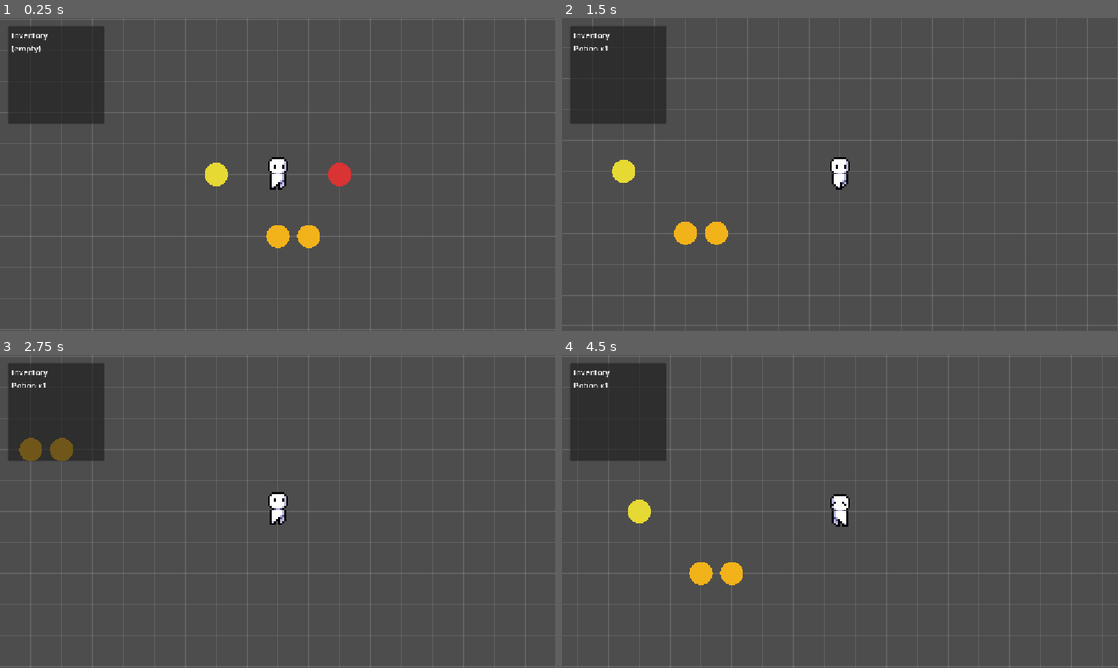
Above: before the commit, frames 1-4 (two rows, left to right).
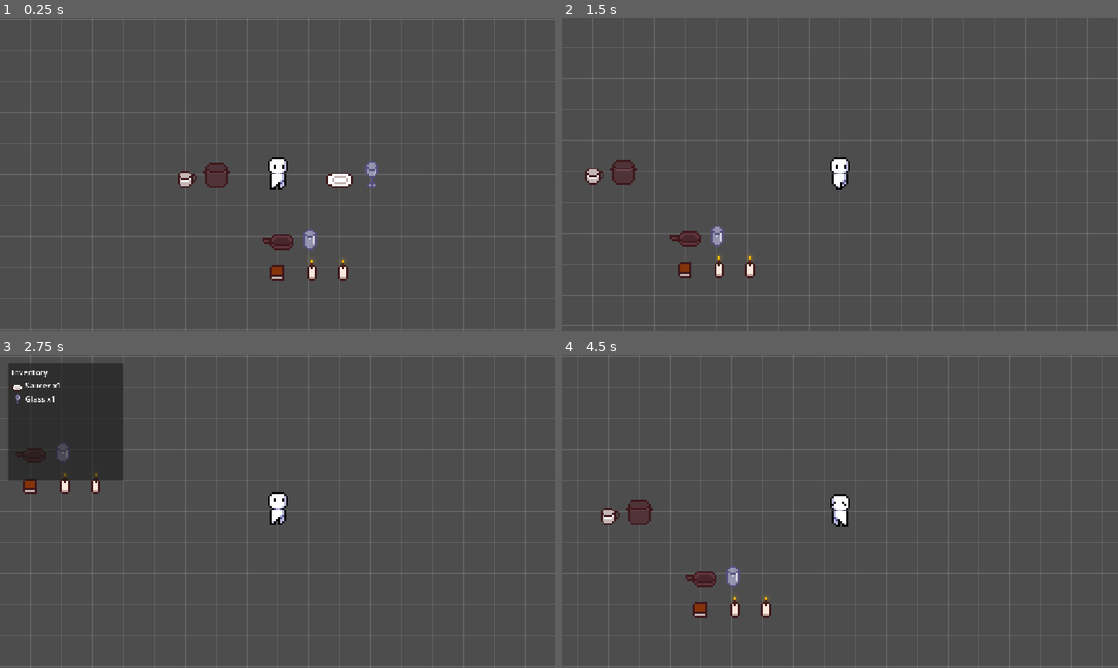
Above: after the commit, the same moments.

Repository: Formvoid-83/Sabe_a_casa
Game: Godot game, scene res://scenes/world/world.tscn
Two runs of this game, one before a commit and one after it. Both use one fixed random seed, a clock stepped at 60 frames per second and the inputs below.
Inputs:
- Up to frame 1 (0.25 s): no input
- Up to frame 2 (1.5 s): tap Enter at 0.5 s; hold Right (ui_right) 0.53-1.28 s; tap I at 0.6, 1.35 s; hold Down (ui_down) from 1.28 s (still down)
- Up to frame 3 (2.75 s): release Down (ui_down) at 2.03 s; hold Right (ui_right) from 2.03 s (still down); tap I at 2.1 s
- Up to frame 4 (4.5 s): release Right (ui_right) at 2.78 s; hold Up (ui_up) 2.78-3.53 s; tap I at 2.85, 3.6, 4.35 s; hold Left (ui_left) from 3.53 s (still down)

The runs differ from the first frame. In frame 1, 7.1% of the frame differs, in the area x 1-68%, y 2-84%; in frame 2, 6.6%; in frame 3, 3.3%; in frame 4, 6.6%.

Commit message:
Change in inventory and pickable items

Diff:
--- /dev/null
+++ b/resources/items/book.tres
@@ -0,0 +1,15 @@
+[gd_resource type="Resource" script_class="ItemData" load_steps=3 format=3]
+
+[ext_resource type="Script" path="res://scripts/items/item_data.gd" id="1"]
+[ext_resource type="Texture2D" path="res://sprites/TopDownHouse_SmallItems.png" id="2"]
+
+[sub_resource type="AtlasTexture" id="AtlasTexture_1"]
+atlas = ExtResource("2")
+region = Rect2(16, 48, 16, 16)
+
+[resource]
+script = ExtResource("1")
+id = "book"
+display_name = "Book"
+max_stack = 10
+icon = SubResource("AtlasTexture_1")
--- /dev/null
+++ b/resources/items/candle.tres
@@ -0,0 +1,15 @@
+[gd_resource type="Resource" script_class="ItemData" load_steps=3 format=3]
+
+[ext_resource type="Script" path="res://scripts/items/item_data.gd" id="1"]
+[ext_resource type="Texture2D" path="res://sprites/TopDownHouse_SmallItems.png" id="2"]
+
+[sub_resource type="AtlasTexture" id="AtlasTexture_1"]
+atlas = ExtResource("2")
+region = Rect2(32, 48, 16, 16)
+
+[resource]
+script = ExtResource("1")
+id = "candle"
+display_name = "Candle"
+max_stack = 30
+icon = SubResource("AtlasTexture_1")
--- a/resources/items/coin.tres
+++ /dev/null
@@ -1,9 +0,0 @@
-[gd_resource type="Resource" script_class="ItemData" load_steps=2 format=3]
-
-[ext_resource type="Script" path="res://scripts/items/item_data.gd" id="1"]
-
-[resource]
-script = ExtResource("1")
-id = "coin"
-display_name = "Coin"
-max_stack = 99
--- /dev/null
+++ b/resources/items/cup.tres
@@ -0,0 +1,15 @@
+[gd_resource type="Resource" script_class="ItemData" load_steps=3 format=3]
+
+[ext_resource type="Script" path="res://scripts/items/item_data.gd" id="1"]
+[ext_resource type="Texture2D" path="res://sprites/TopDownHouse_SmallItems.png" id="2"]
+
+[sub_resource type="AtlasTexture" id="AtlasTexture_1"]
+atlas = ExtResource("2")
+region = Rect2(64, 96, 16, 16)
+
+[resource]
+script = ExtResource("1")
+id = "cup"
+display_name = "Cup"
+max_stack = 20
+icon = SubResource("AtlasTexture_1")
--- /dev/null
+++ b/resources/items/glass.tres
@@ -0,0 +1,15 @@
+[gd_resource type="Resource" script_class="ItemData" load_steps=3 format=3]
+
+[ext_resource type="Script" path="res://scripts/items/item_data.gd" id="1"]
+[ext_resource type="Texture2D" path="res://sprites/TopDownHouse_SmallItems.png" id="2"]
+
+[sub_resource type="AtlasTexture" id="AtlasTexture_1"]
+atlas = ExtResource("2")
+region = Rect2(0, 96, 16, 16)
+
+[resource]
+script = ExtResource("1")
+id = "glass"
+display_name = "Glass"
+max_stack = 20
+icon = SubResource("AtlasTexture_1")
--- /dev/null
+++ b/resources/items/jar.tres
@@ -0,0 +1,15 @@
+[gd_resource type="Resource" script_class="ItemData" load_steps=3 format=3]
+
+[ext_resource type="Script" path="res://scripts/items/item_data.gd" id="1"]
+[ext_resource type="Texture2D" path="res://sprites/TopDownHouse_SmallItems.png" id="2"]
+
+[sub_resource type="AtlasTexture" id="AtlasTexture_1"]
+atlas = ExtResource("2")
+region = Rect2(0, 80, 16, 16)
+
+[resource]
+script = ExtResource("1")
+id = "jar"
+display_name = "Jar"
+max_stack = 20
+icon = SubResource("AtlasTexture_1")
--- a/resources/items/key.tres
+++ /dev/null
@@ -1,9 +0,0 @@
-[gd_resource type="Resource" script_class="ItemData" load_steps=2 format=3]
-
-[ext_resource type="Script" path="res://scripts/items/item_data.gd" id="1"]
-
-[resource]
-script = ExtResource("1")
-id = "key"
-display_name = "Key"
-max_stack = 1
--- /dev/null
+++ b/resources/items/pan.tres
@@ -0,0 +1,15 @@
+[gd_resource type="Resource" script_class="ItemData" load_steps=3 format=3]
+
+[ext_resource type="Script" path="res://scripts/items/item_data.gd" id="1"]
+[ext_resource type="Texture2D" path="res://sprites/TopDownHouse_SmallItems.png" id="2"]
+
+[sub_resource type="AtlasTexture" id="AtlasTexture_1"]
+atlas = ExtResource("2")
+region = Rect2(64, 80, 16, 16)
+
+[resource]
+script = ExtResource("1")
+id = "pan"
+display_name = "Pan"
+max_stack = 10
+icon = SubResource("AtlasTexture_1")
--- /dev/null
+++ b/resources/items/pot.tres
@@ -0,0 +1,15 @@
+[gd_resource type="Resource" script_class="ItemData" load_steps=3 format=3]
+
+[ext_resource type="Script" path="res://scripts/items/item_data.gd" id="1"]
+[ext_resource type="Texture2D" path="res://sprites/TopDownHouse_SmallItems.png" id="2"]
+
+[sub_resource type="AtlasTexture" id="AtlasTexture_1"]
+atlas = ExtResource("2")
+region = Rect2(64, 64, 16, 16)
+
+[resource]
+script = ExtResource("1")
+id = "pot"
+display_name = "Pot"
+max_stack = 10
+icon = SubResource("AtlasTexture_1")
--- a/resources/items/potion.tres
+++ /dev/null
@@ -1,9 +0,0 @@
-[gd_resource type="Resource" script_class="ItemData" load_steps=2 format=3]
-
-[ext_resource type="Script" path="res://scripts/items/item_data.gd" id="1"]
-
-[resource]
-script = ExtResource("1")
-id = "potion"
-display_name = "Potion"
-max_stack = 10
--- /dev/null
+++ b/resources/items/saucer.tres
@@ -0,0 +1,15 @@
+[gd_resource type="Resource" script_class="ItemData" load_steps=3 format=3]
+
+[ext_resource type="Script" path="res://scripts/items/item_data.gd" id="1"]
+[ext_resource type="Texture2D" path="res://sprites/TopDownHouse_SmallItems.png" id="2"]
+
+[sub_resource type="AtlasTexture" id="AtlasTexture_1"]
+atlas = ExtResource("2")
+region = Rect2(0, 64, 16, 16)
+
+[resource]
+script = ExtResource("1")
+id = "saucer"
+display_name = "Saucer"
+max_stack = 20
+icon = SubResource("AtlasTexture_1")
--- a/scenes/items/item.tscn
+++ b/scenes/items/item.tscn
@@ -3,7 +3,7 @@
 [ext_resource type="Script" path="res://scripts/items/item.gd" id="1"]
 
 [sub_resource type="CircleShape2D" id="CircleShape2D_1"]
-radius = 6.0
+radius = 7.0
 
 [node name="Item" type="Area2D"]
 collision_layer = 0
@@ -12,3 +12,6 @@
 
 [node name="CollisionShape2D" type="CollisionShape2D" parent="."]
 shape = SubResource("CircleShape2D_1")
+
+[node name="Sprite2D" type="Sprite2D" parent="."]
+texture_filter = 1
--- a/scenes/ui/inventory_ui.tscn
+++ b/scenes/ui/inventory_ui.tscn
@@ -8,13 +8,13 @@
 [node name="Root" type="Control" parent="."]
 offset_left = 16.0
 offset_top = 16.0
-offset_right = 216.0
-offset_bottom = 220.0
+offset_right = 256.0
+offset_bottom = 260.0
 
 [node name="PanelContainer" type="PanelContainer" parent="Root"]
 layout_mode = 0
-offset_right = 200.0
-offset_bottom = 204.0
+offset_right = 240.0
+offset_bottom = 244.0
 
 [node name="MarginContainer" type="MarginContainer" parent="Root/PanelContainer"]
 layout_mode = 2
--- a/scenes/world/world.tscn
+++ b/scenes/world/world.tscn
@@ -1,12 +1,17 @@
-[gd_scene load_steps=8 format=3]
+[gd_scene load_steps=13 format=3]
 
 [ext_resource type="Script" path="res://scripts/world/grid_visual.gd" id="1"]
 [ext_resource type="PackedScene" path="res://scenes/player/player.tscn" id="2"]
 [ext_resource type="PackedScene" path="res://scenes/items/item.tscn" id="3"]
-[ext_resource type="Resource" path="res://resources/items/potion.tres" id="4"]
-[ext_resource type="Resource" path="res://resources/items/key.tres" id="5"]
-[ext_resource type="Resource" path="res://resources/items/coin.tres" id="6"]
-[ext_resource type="PackedScene" path="res://scenes/ui/inventory_ui.tscn" id="7"]
+[ext_resource type="Resource" path="res://resources/items/saucer.tres" id="4"]
+[ext_resource type="Resource" path="res://resources/items/pot.tres" id="5"]
+[ext_resource type="Resource" path="res://resources/items/pan.tres" id="6"]
+[ext_resource type="Resource" path="res://resources/items/jar.tres" id="7"]
+[ext_resource type="Resource" path="res://resources/items/glass.tres" id="8"]
+[ext_resource type="Resource" path="res://resources/items/cup.tres" id="9"]
+[ext_resource type="Resource" path="res://resources/items/book.tres" id="10"]
+[ext_resource type="Resource" path="res://resources/items/candle.tres" id="11"]
+[ext_resource type="PackedScene" path="res://scenes/ui/inventory_ui.tscn" id="12"]
 
 [node name="World" type="Node2D"]
 
@@ -17,28 +22,49 @@
 
 [node name="Items" type="Node2D" parent="."]
 
-[node name="Potion" parent="Items" instance=ExtResource("3")]
+[node name="Saucer" parent="Items" instance=ExtResource("3")]
 position = Vector2(32, 0)
 item_data = ExtResource("4")
 quantity = 1
-color = Color(0.85, 0.2, 0.2, 1)
 
-[node name="Key" parent="Items" instance=ExtResource("3")]
+[node name="Pot" parent="Items" instance=ExtResource("3")]
 position = Vector2(-32, 0)
 item_data = ExtResource("5")
 quantity = 1
-color = Color(0.9, 0.85, 0.2, 1)
 
-[node name="Coin" parent="Items" instance=ExtResource("3")]
+[node name="Pan" parent="Items" instance=ExtResource("3")]
 position = Vector2(0, 32)
 item_data = ExtResource("6")
-quantity = 5
-color = Color(0.95, 0.7, 0.1, 1)
+quantity = 1
 
-[node name="Coin2" parent="Items" instance=ExtResource("3")]
+[node name="Jar" parent="Items" instance=ExtResource("3")]
 position = Vector2(16, 32)
-item_data = ExtResource("6")
-quantity = 3
-color = Color(0.95, 0.7, 0.1, 1)
+item_data = ExtResource("7")
+quantity = 1
 
-[node name="InventoryUI" parent="." instance=ExtResource("7")]
+[node name="Glass" parent="Items" instance=ExtResource("3")]
+position = Vector2(48, 0)
+item_data = ExtResource("8")
+quantity = 1
+
+[node name="Cup" parent="Items" instance=ExtResource("3")]
+position = Vector2(-48, 0)
+item_data = ExtResource("9")
+quantity = 1
+
+[node name="Book" parent="Items" instance=ExtResource("3")]
+position = Vector2(0, 48)
+item_data = ExtResource("10")
+quantity = 1
+
+[node name="Candle" parent="Items" instance=ExtResource("3")]
+position = Vector2(16, 48)
+item_data = ExtResource("11")
+quantity = 1
+
+[node name="Candle2" parent="Items" instance=ExtResource("3")]
+position = Vector2(32, 48)
+item_data = ExtResource("11")
+quantity = 2
+
+[node name="InventoryUI" parent="." instance=ExtResource("12")]
--- a/scripts/items/item.gd
+++ b/scripts/items/item.gd
@@ -4,19 +4,15 @@
 @export var item_data: ItemData
 @export var quantity: int = 1
 
-# Placeholder color since no sprites exist yet.
-# Swap this script's visual for a Sprite2D once art is available.
-@export var color: Color = Color(0.9, 0.8, 0.2)
+@onready var _sprite: Sprite2D = $Sprite2D
 
 func _ready() -> void:
 	body_entered.connect(_on_body_entered)
-	queue_redraw()
+	if item_data != null:
+		_sprite.texture = item_data.icon
 
 func _on_body_entered(body: Node2D) -> void:
 	if item_data == null or not body.is_in_group("player"):
 		return
 	Inventory.add_item(item_data, quantity)
 	queue_free()
-
-func _draw() -> void:
-	draw_circle(Vector2.ZERO, 6.0, color)
--- a/scripts/ui/inventory_ui.gd
+++ b/scripts/ui/inventory_ui.gd
@@ -1,10 +1,17 @@
 extends CanvasLayer
+
+const ICON_SIZE := 24
 
 @onready var _item_list: VBoxContainer = $Root/PanelContainer/MarginContainer/Content/ItemList
 
 func _ready() -> void:
+	visible = false
 	Inventory.inventory_changed.connect(_refresh)
 	_refresh()
+
+func _input(event: InputEvent) -> void:
+	if event is InputEventKey and event.pressed and not event.echo and event.keycode == KEY_I:
+		visible = not visible
 
 func _refresh() -> void:
 	for child in _item_list.get_children():
@@ -15,7 +22,21 @@
 		_item_list.add_child(empty_label)
 		return
 	for slot in Inventory.slots:
-		var item: ItemData = slot["item"]
-		var label := Label.new()
-		label.text = "%s x%d" % [item.display_name, slot["quantity"]]
-		_item_list.add_child(label)
+		_item_list.add_child(_build_slot_row(slot))
+
+func _build_slot_row(slot: Dictionary) -> HBoxContainer:
+	var item: ItemData = slot["item"]
+	var row := HBoxContainer.new()
+
+	var icon_rect := TextureRect.new()
+	icon_rect.texture = item.icon
+	icon_rect.custom_minimum_size = Vector2(ICON_SIZE, ICON_SIZE)
+	icon_rect.stretch_mode = TextureRect.STRETCH_KEEP_ASPECT_CENTERED
+	icon_rect.texture_filter = CanvasItem.TEXTURE_FILTER_NEAREST
+	row.add_child(icon_rect)
+
+	var label := Label.new()
+	label.text = "%s x%d" % [item.display_name, slot["quantity"]]
+	row.add_child(label)
+
+	return row
